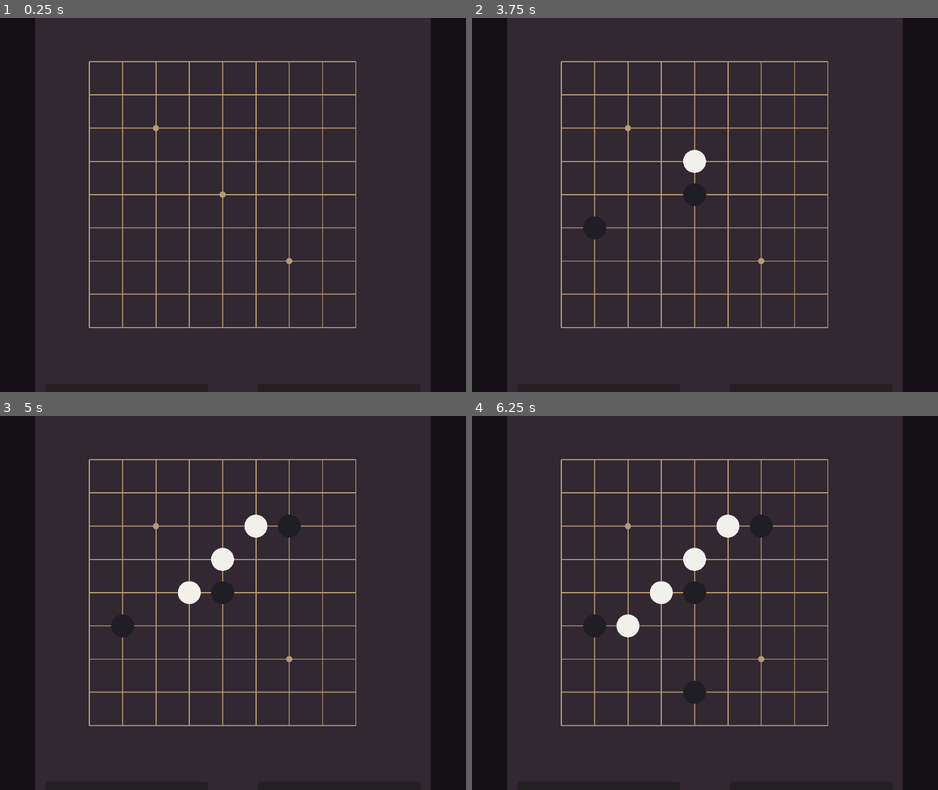
Above: before the commit, frames 1-4 (two rows, left to right).
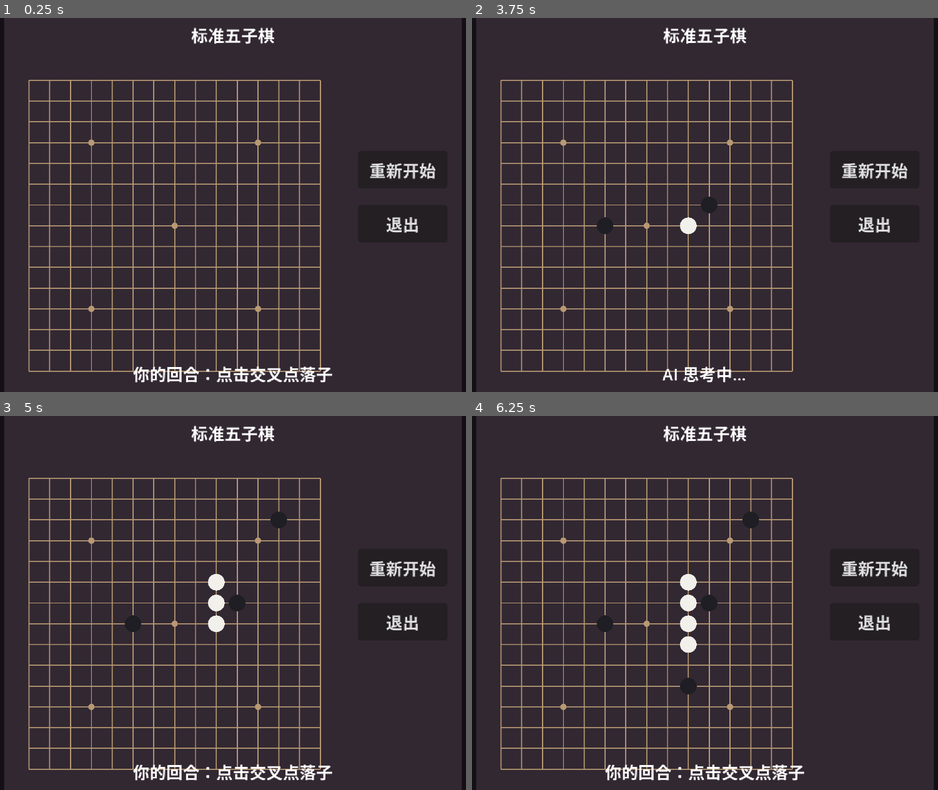
Above: after the commit, the same moments.

Repository: suan-11/ai-home
Game: Godot game, scene res://scenes/ui/gomoku_game.tscn
Same seed, same stepped clock (60 frames per second), same inputs: the game is played once before the commit and once after it. This scene is started directly instead of the project's main scene.
Inputs (mouse positions are in pixels of both pictures, inside the frame that each line leads up to):
- Up to frame 1 (0.25 s): no input
- Up to frame 2 (3.75 s): click (872, 171) at 0.5 s, where only the run after the commit has a clickable "重新开始"; click (872, 171) at 1.25 s, where only the run after the commit has a clickable "重新开始"; click (872, 171) at 2 s, where only the run after the commit has a clickable "重新开始"; tap Enter at 2.75 s; move the mouse to (705, 205) at 2.77 s; click (705, 205) at 2.92 s; move the mouse to (607, 223) at 3.52 s; click (607, 223) at 3.67 s
- Up to frame 3 (5 s): move the mouse to (284, 520) at 4.27 s; click (284, 520) at 4.42 s
- Up to frame 4 (6.25 s): move the mouse to (681, 677) at 5.02 s; click (681, 677) at 5.17 s; move the mouse to (854, 659) at 5.77 s; click (854, 659) at 5.92 s

The runs differ from the first frame. In frame 1, 23% of the frame differs, in the area x 0-100%, y 0-100%; in frame 2, 23%; in frame 3, 24%; in frame 4, 24%.

Commit message:
feat: 游戏模块改为选择界面，五子棋改为标准15路并增加结果提示与预留接口
- 点击游戏先进入游戏选择界面，后续可扩展更多小游戏
- 五子棋改为标准15×15棋盘
- 游戏结束增加结果面板：再来一局/退出
- 增加退出按钮，可返回游戏选择/电脑面板
- 预留 game_finished、胜/负/平局钩子等接口
- 更新文档

Diff:
--- /dev/null
+++ b/scenes/ui/game_select.tscn
@@ -0,0 +1,85 @@
+[gd_scene load_steps=2 format=3]
+
+[ext_resource type="Script" path="res://scripts/ui/game_select.gd" id="1_select"]
+
+[node name="GameSelect" type="Control"]
+layout_mode = 3
+anchors_preset = 15
+anchor_right = 1.0
+anchor_bottom = 1.0
+grow_horizontal = 2
+grow_vertical = 2
+mouse_filter = 0
+script = ExtResource("1_select")
+
+[node name="Dim" type="ColorRect" parent="."]
+layout_mode = 1
+anchors_preset = 15
+anchor_right = 1.0
+anchor_bottom = 1.0
+grow_horizontal = 2
+grow_vertical = 2
+mouse_filter = 0
+color = Color(0, 0, 0, 0.5)
+
+[node name="Panel" type="Panel" parent="."]
+layout_mode = 1
+anchors_preset = 8
+anchor_left = 0.5
+anchor_top = 0.5
+anchor_right = 0.5
+anchor_bottom = 0.5
+offset_left = -170.0
+offset_top = -170.0
+offset_right = 170.0
+offset_bottom = 170.0
+grow_horizontal = 2
+grow_vertical = 2
+
+[node name="Title" type="Label" parent="Panel"]
+layout_mode = 1
+anchors_preset = 10
+anchor_right = 1.0
+offset_left = 12.0
+offset_top = 12.0
+offset_right = -12.0
+offset_bottom = 44.0
+text = "选择游戏"
+horizontal_alignment = 1
+
+[node name="StatusLabel" type="Label" parent="Panel"]
+layout_mode = 1
+anchors_preset = 12
+anchor_top = 1.0
+anchor_right = 1.0
+anchor_bottom = 1.0
+offset_left = 12.0
+offset_top = -44.0
+offset_right = -12.0
+offset_bottom = -12.0
+text = "请选择游戏"
+horizontal_alignment = 1
+
+[node name="GomokuButton" type="Button" parent="Panel"]
+layout_mode = 0
+offset_left = 40.0
+offset_top = 70.0
+offset_right = 300.0
+offset_bottom = 110.0
+text = "五子棋"
+
+[node name="FutureButton" type="Button" parent="Panel"]
+layout_mode = 0
+offset_left = 40.0
+offset_top = 120.0
+offset_right = 300.0
+offset_bottom = 160.0
+text = "更多游戏（待添加）"
+
+[node name="BackButton" type="Button" parent="Panel"]
+layout_mode = 0
+offset_left = 40.0
+offset_top = 180.0
+offset_right = 300.0
+offset_bottom = 220.0
+text = "返回电脑"
--- a/scenes/ui/gomoku_game.tscn
+++ b/scenes/ui/gomoku_game.tscn
@@ -19,13 +19,13 @@
 anchor_top = 0.5
 anchor_right = 0.5
 anchor_bottom = 0.5
-offset_left = -120.0
-offset_top = -222.0
-offset_right = 120.0
-offset_bottom = -188.0
+offset_left = -200.0
+offset_top = -176.0
+offset_right = 200.0
+offset_bottom = -142.0
 grow_horizontal = 2
 grow_vertical = 2
-text = "AI 五子棋"
+text = "标准五子棋"
 horizontal_alignment = 1
 
 [node name="StatusLabel" type="Label" parent="."]
@@ -35,10 +35,10 @@
 anchor_top = 0.5
 anchor_right = 0.5
 anchor_bottom = 0.5
-offset_left = -170.0
-offset_top = 214.0
-offset_right = 170.0
-offset_bottom = 246.0
+offset_left = -200.0
+offset_top = 150.0
+offset_right = 200.0
+offset_bottom = 178.0
 grow_horizontal = 2
 grow_vertical = 2
 text = "你的回合：点击交叉点落子"
@@ -51,10 +51,10 @@
 anchor_top = 0.5
 anchor_right = 0.5
 anchor_bottom = 0.5
-offset_left = -180.0
-offset_top = 172.0
-offset_right = -24.0
-offset_bottom = 208.0
+offset_left = 120.0
+offset_top = -52.0
+offset_right = 206.0
+offset_bottom = -16.0
 grow_horizontal = 2
 grow_vertical = 2
 text = "重新开始"
@@ -66,10 +66,53 @@
 anchor_top = 0.5
 anchor_right = 0.5
 anchor_bottom = 0.5
-offset_left = 24.0
-offset_top = 172.0
-offset_right = 180.0
-offset_bottom = 208.0
+offset_left = 120.0
+offset_top = 0.0
+offset_right = 206.0
+offset_bottom = 36.0
 grow_horizontal = 2
 grow_vertical = 2
-text = "返回电脑"
+text = "退出"
+
+[node name="ResultPanel" type="Panel" parent="."]
+visible = false
+layout_mode = 1
+anchors_preset = 8
+anchor_left = 0.5
+anchor_top = 0.5
+anchor_right = 0.5
+anchor_bottom = 0.5
+offset_left = -130.0
+offset_top = -90.0
+offset_right = 130.0
+offset_bottom = 90.0
+grow_horizontal = 2
+grow_vertical = 2
+mouse_filter = 0
+
+[node name="ResultLabel" type="Label" parent="ResultPanel"]
+layout_mode = 1
+anchors_preset = 10
+anchor_right = 1.0
+offset_left = 12.0
+offset_top = 14.0
+offset_right = -12.0
+offset_bottom = 48.0
+text = "结果"
+horizontal_alignment = 1
+
+[node name="RestartResultButton" type="Button" parent="ResultPanel"]
+layout_mode = 0
+offset_left = 36.0
+offset_top = 58.0
+offset_right = 224.0
+offset_bottom = 92.0
+text = "再来一局"
+
+[node name="ExitResultButton" type="Button" parent="ResultPanel"]
+layout_mode = 0
+offset_left = 36.0
+offset_top = 104.0
+offset_right = 224.0
+offset_bottom = 138.0
+text = "退出"
--- a/scripts/ui/computer_panel.gd
+++ b/scripts/ui/computer_panel.gd
@@ -7,7 +7,7 @@
 signal closed
 signal action_requested(action_name: String)
 
-const GOMOKU_SCENE := preload("res://scenes/ui/gomoku_game.tscn")
+const GAME_SELECT_SCENE := preload("res://scenes/ui/game_select.tscn")
 
 var _is_open := false
 var _tween: Tween
@@ -61,7 +61,7 @@
 
 
 func _on_game_pressed() -> void:
-	info_label.text = "正在打开 AI 五子棋…"
+	info_label.text = "正在打开游戏选择…"
 	action_requested.emit("game")
 	_open_game()
 
@@ -69,10 +69,10 @@
 func _open_game() -> void:
 	if _current_game != null:
 		return
-	_current_game = GOMOKU_SCENE.instantiate()
+	_current_game = GAME_SELECT_SCENE.instantiate()
 	add_child(_current_game)
 	_current_game.back_requested.connect(_close_game)
-	info_label.text = "五子棋：你执黑，AI 执白"
+	info_label.text = "请选择一个游戏"
 
 
 func _close_game() -> void:
--- /dev/null
+++ b/scripts/ui/game_select.gd
@@ -0,0 +1,44 @@
+extends Control
+## 游戏选择界面。
+## 后续新增小游戏时，在面板中增加对应按钮并在这里打开。
+
+signal back_requested
+
+const GOMOKU_SCENE := preload("res://scenes/ui/gomoku_game.tscn")
+
+var _current_game: Control = null
+
+@onready var status_label: Label = $Panel/StatusLabel
+
+
+func _ready() -> void:
+	modulate.a = 0.0
+	create_tween().tween_property(self, "modulate:a", 1.0, 0.2)
+	$Panel/GomokuButton.pressed.connect(_on_gomoku_pressed)
+	$Panel/FutureButton.pressed.connect(_on_future_pressed)
+	$Panel/BackButton.pressed.connect(_on_back_pressed)
+
+
+func _on_gomoku_pressed() -> void:
+	if _current_game != null:
+		return
+	status_label.text = "正在进入五子棋…"
+	_current_game = GOMOKU_SCENE.instantiate()
+	add_child(_current_game)
+	_current_game.back_requested.connect(_close_gomoku)
+
+
+func _close_gomoku() -> void:
+	if _current_game == null:
+		return
+	_current_game.queue_free()
+	_current_game = null
+	status_label.text = "请选择游戏"
+
+
+func _on_future_pressed() -> void:
+	status_label.text = "后续游戏待添加"
+
+
+func _on_back_pressed() -> void:
+	back_requested.emit()
--- a/scripts/ui/gomoku_game.gd
+++ b/scripts/ui/gomoku_game.gd
@@ -1,11 +1,15 @@
 extends Control
-## 简单的 AI 五子棋对战。
-## 玩家执黑，AI 执白；点击棋盘落子，AI 使用启发式评分选择位置。
+## 标准 15×15 五子棋对战。
+## 玩家执黑，AI 执白；AI 使用启发式评分选择位置。
+## 预留游戏结束信号，方便后续接入奖励/好感度等系统。
 
 signal back_requested
-
-const BOARD_SIZE := 9
-const CELL_SIZE := 32.0
+signal game_finished(result: String)
+signal game_restarted
+signal game_exited
+
+const BOARD_SIZE := 15
+const CELL_SIZE := 20.0
 const PLAYER := 1
 const AI := 2
 const DIRS: Array[Vector2i] = [
@@ -23,12 +27,19 @@
 @onready var status_label: Label = $StatusLabel
 @onready var restart_button: Button = $RestartButton
 @onready var back_button: Button = $BackButton
+@onready var result_panel: Panel = $ResultPanel
+@onready var result_label: Label = $ResultPanel/ResultLabel
+@onready var restart_result_button: Button = $ResultPanel/RestartResultButton
+@onready var exit_result_button: Button = $ResultPanel/ExitResultButton
 
 
 func _ready() -> void:
 	_reset_board()
 	restart_button.pressed.connect(_on_restart_pressed)
 	back_button.pressed.connect(_on_back_pressed)
+	restart_result_button.pressed.connect(_on_restart_result_pressed)
+	exit_result_button.pressed.connect(_on_exit_result_pressed)
+	result_panel.visible = false
 
 
 func _draw() -> void:
@@ -39,27 +50,28 @@
 	var panel_rect := _panel_rect()
 	draw_rect(panel_rect, Color(0.20, 0.16, 0.20, 0.98))
 
-	# 棋盘
+	# 标准 15 路棋盘
 	var board_origin := _board_origin()
 	var line_color := Color(0.72, 0.60, 0.45)
+	var grid_size := (BOARD_SIZE - 1) * CELL_SIZE
 	for i in range(BOARD_SIZE):
 		var x := board_origin.x + i * CELL_SIZE
 		var y := board_origin.y + i * CELL_SIZE
 		draw_line(
 			Vector2(x, board_origin.y),
-			Vector2(x, board_origin.y + (BOARD_SIZE - 1) * CELL_SIZE),
+			Vector2(x, board_origin.y + grid_size),
 			line_color,
 			1.0
 		)
 		draw_line(
 			Vector2(board_origin.x, y),
-			Vector2(board_origin.x + (BOARD_SIZE - 1) * CELL_SIZE, y),
+			Vector2(board_origin.x + grid_size, y),
 			line_color,
 			1.0
 		)
 
-	# 星位
-	for star in [Vector2i(2, 2), Vector2i(4, 4), Vector2i(6, 6)]:
+	# 标准星位
+	for star in [Vector2i(3, 3), Vector2i(3, 11), Vector2i(11, 3), Vector2i(11, 11), Vector2i(7, 7)]:
 		var center := _cell_center(star)
 		draw_circle(center, 3.0, Color(0.72, 0.60, 0.45))
 
@@ -71,9 +83,9 @@
 				continue
 			var center := _cell_center(Vector2i(col, row))
 			if value == PLAYER:
-				draw_circle(center, 11.0, Color(0.12, 0.12, 0.14))
+				draw_circle(center, 8.0, Color(0.12, 0.12, 0.14))
 			else:
-				draw_circle(center, 11.0, Color(0.95, 0.94, 0.92))
+				draw_circle(center, 8.0, Color(0.95, 0.94, 0.92))
 
 
 func _gui_input(event: InputEvent) -> void:
@@ -89,7 +101,7 @@
 
 			_place_stone(cell, PLAYER)
 			if _check_win(cell, PLAYER):
-				_end_game("你赢了！")
+				_end_game("你赢了！", "win")
 				return
 
 			current_turn = AI
@@ -105,13 +117,13 @@
 
 	var best := _find_best_ai_move()
 	if best.x < 0:
-		_end_game("平局")
+		_end_game("平局", "draw")
 		return
 
 	_place_stone(best, AI)
 	_ai_thinking = false
 	if _check_win(best, AI):
-		_end_game("AI 赢了")
+		_end_game("AI 赢了", "lose")
 		return
 
 	current_turn = PLAYER
@@ -139,7 +151,7 @@
 
 
 func _distance_to_center(cell: Vector2i) -> int:
-	return absi(cell.x - 4) + absi(cell.y - 4)
+	return absi(cell.x - 7) + absi(cell.y - 7)
 
 
 func _score_cell(cell: Vector2i, player: int) -> int:
@@ -202,16 +214,58 @@
 	queue_redraw()
 
 
-func _end_game(message: String) -> void:
+func _end_game(message: String, result: String) -> void:
 	game_over = true
 	_ai_thinking = false
 	status_label.text = message
+	result_label.text = message
+	result_panel.visible = true
+	game_finished.emit(result)
+
+	match result:
+		"win":
+			_on_game_won()
+		"lose":
+			_on_game_lost()
+		"draw":
+			_on_draw()
+
+
+func _on_game_won() -> void:
+	## 预留：玩家胜利后的奖励、好感度增加、日记记录等
+	print("[Gomoku] 胜利接口预留")
+
+
+func _on_game_lost() -> void:
+	## 预留：玩家失败后的安慰、好感度变化等
+	print("[Gomoku] 失败接口预留")
+
+
+func _on_draw() -> void:
+	## 预留：平局后的处理
+	print("[Gomoku] 平局接口预留")
 
 
 func _on_restart_pressed() -> void:
 	_reset_board()
+	result_panel.visible = false
 	status_label.text = "你的回合：点击交叉点落子"
 	queue_redraw()
+	game_restarted.emit()
+
+
+func _on_restart_result_pressed() -> void:
+	_on_restart_pressed()
+
+
+func _on_back_pressed() -> void:
+	game_exited.emit()
+	back_requested.emit()
+
+
+func _on_exit_result_pressed() -> void:
+	game_exited.emit()
+	back_requested.emit()
 
 
 func _reset_board() -> void:
@@ -226,10 +280,6 @@
 	_ai_thinking = false
 
 
-func _on_back_pressed() -> void:
-	back_requested.emit()
-
-
 func _pixel_to_cell(pos: Vector2) -> Vector2i:
 	var local := (pos - _board_origin()) / CELL_SIZE
 	return Vector2i(int(round(local.x)), int(round(local.y)))
@@ -245,9 +295,9 @@
 
 func _board_origin() -> Vector2:
 	var panel := _panel_rect()
-	return panel.position + Vector2(52, 92)
+	return panel.position + Vector2(24, 60)
 
 
 func _panel_rect() -> Rect2:
-	var panel_size := Vector2(380, 460)
+	var panel_size := Vector2(440, 360)
 	return Rect2(size / 2.0 - panel_size / 2.0, panel_size)
Not shown, added: scripts/ui/gomoku_game.gd.uid
Not shown, changed: README.md
Not shown, changed: doc/交互系统.md
Not shown, changed: doc/开发文档.md
